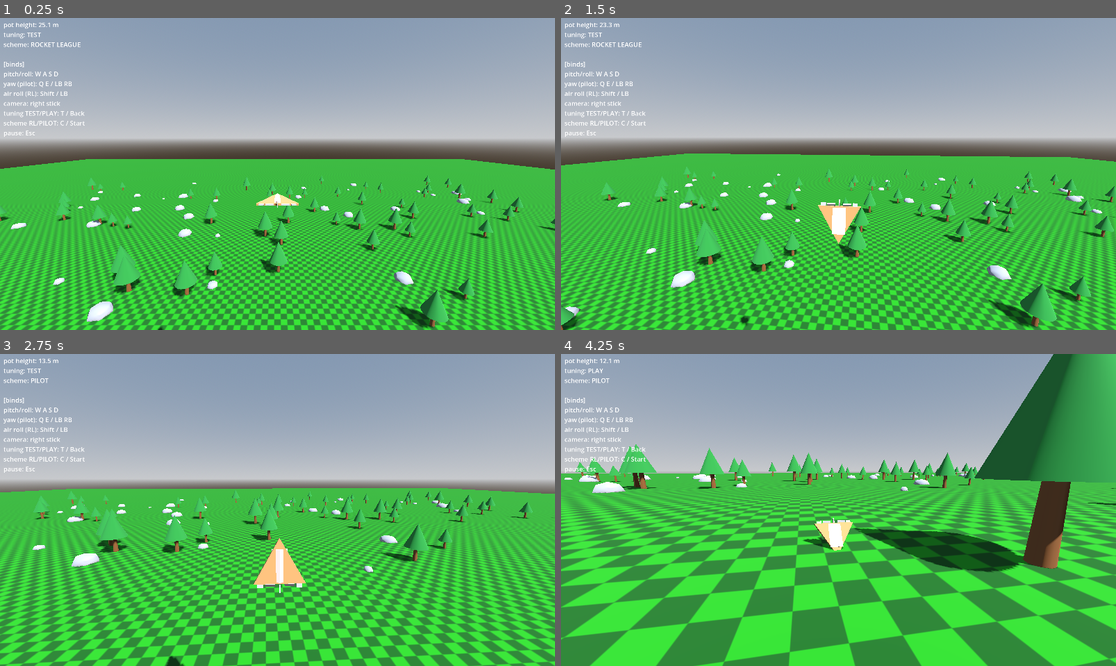
Above: before the commit, frames 1-4 (two rows, left to right).
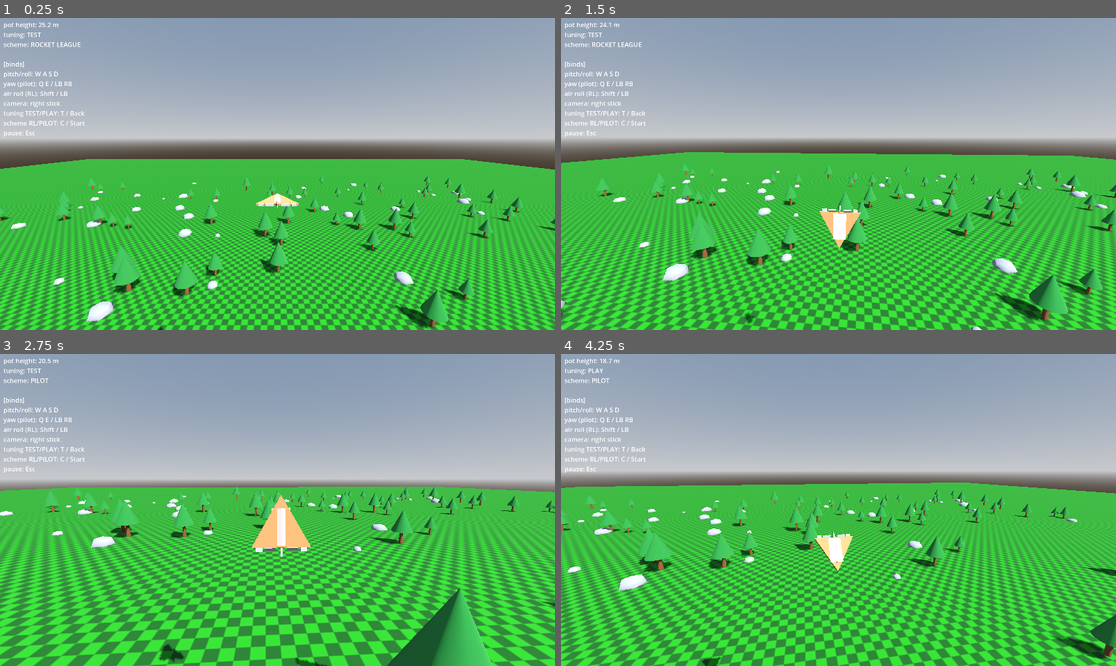
Above: after the commit, the same moments.

Repository: westonkelliher/glider
Game: Godot game, scene res://scenes/main.tscn
Two runs of this game, one before a commit and one after it. Both use one fixed random seed, a clock stepped at 60 frames per second and the inputs below.
Inputs (mouse positions are in pixels of both pictures, inside the frame that each line leads up to):
- Up to frame 1 (0.25 s): no input
- Up to frame 2 (1.5 s): tap Enter at 0.5 s; move the mouse to (866, 174) at 0.52 s; hold Shift (air_roll) 0.53-1.28 s; hold W (move_forward) from 0.53 s (still down); move the mouse to (810, 174) at 1.27 s; tap Shift (air_roll) at 1.35 s
- Up to frame 3 (2.75 s): keep holding W (move_forward); move the mouse to (288, 503) at 2.02 s; hold C (toggle_scheme) from 2.03 s (still down); tap Shift (air_roll) at 2.3 s
- Up to frame 4 (4.25 s): keep holding W (move_forward); move the mouse to (832, 516) at 2.77 s; release C (toggle_scheme) at 2.78 s; tap T (toggle_tuning) at 2.85 s; tap Shift (air_roll) at 3.05 s; move the mouse to (877, 513) at 3.52 s; hold Shift (air_roll) from 3.53 s (still down)

The runs differ from the first frame. In frame 1, less than 0.1% of the frame differs, in the area x 4-87%, y 1-97%; in frame 2, 27%; in frame 3, 32%; in frame 4, 50%, in the area x 0-100%, y 0-100%.

Commit message:
Fix RL yaw inversion at root: unify stick sign convention (+1=right)
The two yaw sources disagreed on sign; the earlier UP->DOWN apply flip fixed
PILOT but inverted RL. Express roll/yaw from an explicit +1=right stick so both
sources match the yaw keys. Roll output is unchanged.

Co-Authored-By: Claude Opus 4.8 <noreply@anthropic.com>

Diff:
--- a/scenes/glider_body.tscn
+++ b/scenes/glider_body.tscn
@@ -51,6 +51,7 @@
 [sub_resource type="BoxMesh" id="BoxMesh_qut1m"]
 
 [node name="GliderBody" type="CharacterBody3D" unique_id=786574907]
+transform = Transform3D(2, 0, 0, 0, 2, 0, 0, 0, 2, 0, 0, 0)
 floor_max_angle = 0.43284166
 script = ExtResource("1_kiolu")
 
--- a/scripts/flight_tuning.gd
+++ b/scripts/flight_tuning.gd
@@ -17,9 +17,9 @@
 @export var yaw_mult := 2.0
 
 ## Pot-height energy model.
-@export var pot_speed_catchup_mult := 2.0
-@export var pot_dir_catchup_mult := 0.15
-@export var drag := 1.0 # pot-height bled per (speed * misalignment) per second
+@export var pot_speed_catchup_mult := 4.0
+@export var pot_dir_catchup_mult := 0.2
+@export var drag := 0.5
 
 
 static func test() -> FlightTuning:
@@ -32,7 +32,7 @@
 	t.ail_pitch_speed = 12.0
 	t.ail_roll_speed = 10.0
 	t.ail_yaw_speed = 12.0
-	t.pot_speed_catchup_mult = 3.0
-	t.pot_dir_catchup_mult = 0.2
+	t.pot_speed_catchup_mult = 4.0
+	t.pot_dir_catchup_mult = 0.25
 	t.drag = 0.2
 	return t
--- a/scripts/glider_input.gd
+++ b/scripts/glider_input.gd
@@ -13,16 +13,20 @@
 ## Returns deflection targets in [-1, 1] as (pitch, roll, yaw).
 static func read_targets(scheme: Scheme) -> Vector3:
 	var pitch := Input.get_axis("move_forward", "move_back")
-	var lr := Input.get_axis("move_right", "move_left")
+	# Stick X with one explicit convention: +1 = right. Both roll and yaw are
+	# expressed from this so every "turn right" input shares the same sign as the
+	# yaw_left/yaw_right keys (which also give +1 = right).
+	var stick_x := Input.get_axis("move_left", "move_right")
 	var roll := 0.0
 	var yaw := 0.0
 	if scheme == Scheme.RL:
+		# Default L/R yaws; hold air_roll to roll instead.
 		if Input.is_action_pressed("air_roll"):
-			roll = lr
+			roll = -stick_x # bank right on stick-right
 		else:
-			yaw = lr
-	else: # PILOT
-		roll = lr
+			yaw = stick_x
+	else: # PILOT: stick always rolls; dedicated keys/bumpers yaw.
+		roll = -stick_x
 		yaw = Input.get_axis("yaw_left", "yaw_right")
 	return Vector3(pitch, roll, yaw)
 
